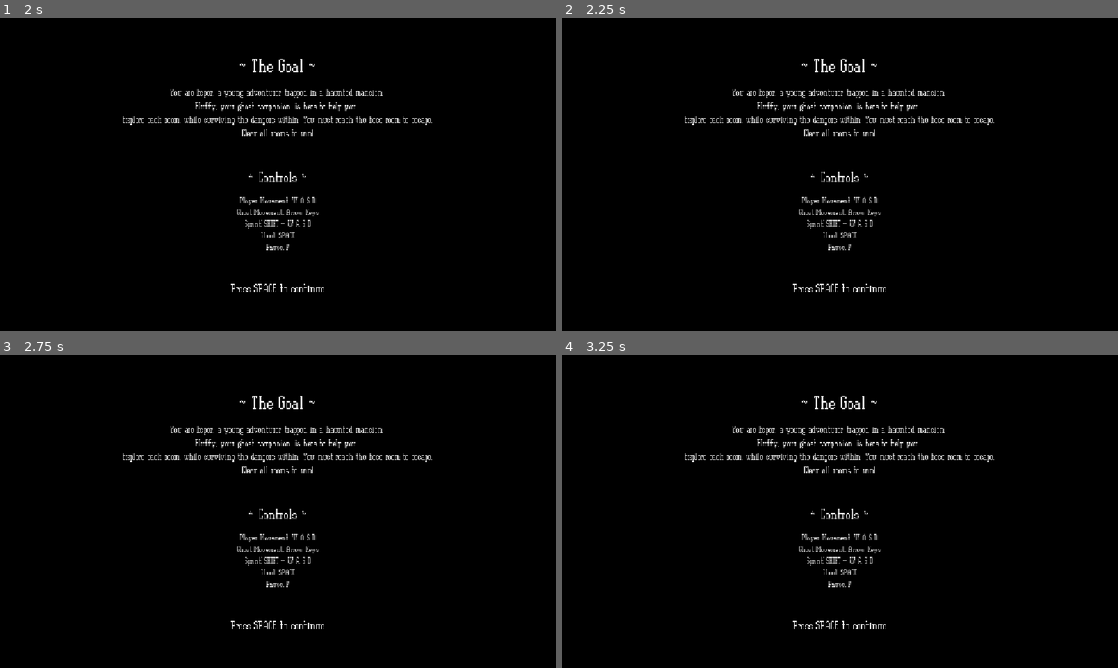
Above: before the commit, frames 1-4 (two rows, left to right).
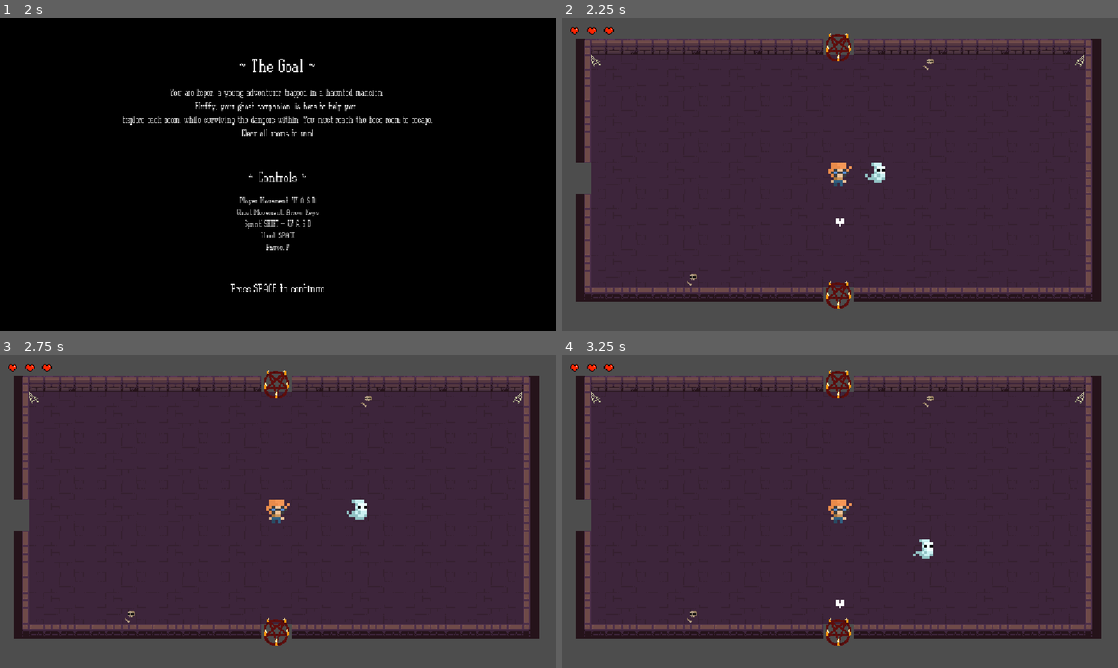
Above: after the commit, the same moments.

Repository: Tortiz-CSUF/esper---1
Game: Godot game, scene res://Scenes/main_menu.tscn
The game is run twice, just before and just after one commit, with the same random seed, the same clock (stepped at 60 frames per second) and the same inputs.
Inputs (mouse positions are in pixels of both pictures, inside the frame that each line leads up to):
- Up to frame 1 (2 s): click "Begin" at 0.5 s; click "Small" at 1.25 s
- Up to frame 2 (2.25 s): tap Space (shoot) at 2 s; move the mouse to (962, 158) at 2.02 s; hold Right (ghost_right) from 2.03 s (still down); hold Space (shoot) from 2.03 s (still down)
- Up to frame 3 (2.75 s): keep holding Right (ghost_right); keep holding Space (shoot)
- Up to frame 4 (3.25 s): move the mouse to (728, 527) at 2.77 s; release Right (ghost_right) at 2.78 s; release Space (shoot) at 2.78 s; hold Down (ghost_down) from 2.78 s (still down); tap Space (shoot) at 2.85 s

Frame 1 is identical in both runs. In frame 2, 100% of the frame differs, in the area x 0-100%, y 0-100%; in frame 3, 100%; in frame 4, 100%.

Commit message:
Haunted_Adventure_2D_9

Diff:
--- a/Scenes/door.tscn
+++ b/Scenes/door.tscn
@@ -7,6 +7,7 @@
 radius = 15.0
 
 [node name="Door" type="Area2D" unique_id=1133135762]
+collision_layer = 2
 script = ExtResource("1_p0e35")
 
 [node name="Sprite2D" type="Sprite2D" parent="." unique_id=907192652]
--- a/Scenes/room_boss.tscn
+++ b/Scenes/room_boss.tscn
@@ -100,7 +100,7 @@
 
 [node name="Skull4" type="Sprite2D" parent="Decorations" unique_id=322130851]
 texture_filter = 1
-position = Vector2(696, 311)
+position = Vector2(697, 311)
 texture = ExtResource("2_5e3kt")
 flip_h = true
 region_enabled = true
--- a/Scripts/game.gd
+++ b/Scripts/game.gd
@@ -20,9 +20,10 @@
 ## RNG for Doors
 var starting_door_count: int = 1
 
-# Called when the node enters the scene tree for the first time.
+
 func _ready() -> void:
-	pass # Replace with function body.
+	total_rooms = GameManager.get_room_count()
+	go_to_room(0)
 
 
 func go_to_room(room_index: int) -> void:
--- a/Scripts/introduction.gd
+++ b/Scripts/introduction.gd
@@ -2,7 +2,7 @@
 
 func _input(event: InputEvent) -> void:
 	if event.is_action_pressed("shoot"):
-		get_tree().change_scene_to_file("[PLACEHOLDER FOR GAME SCENE]")
+		get_tree().change_scene_to_file("res://Scenes/game.tscn")
 
 # Called when the node enters the scene tree for the first time.
 func _ready() -> void:
